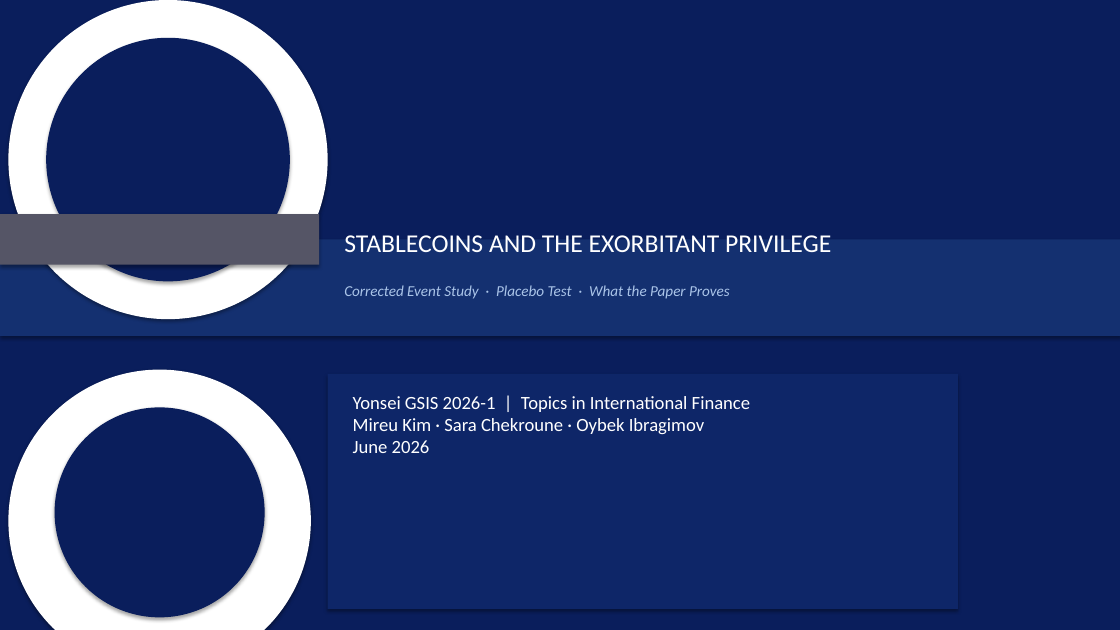
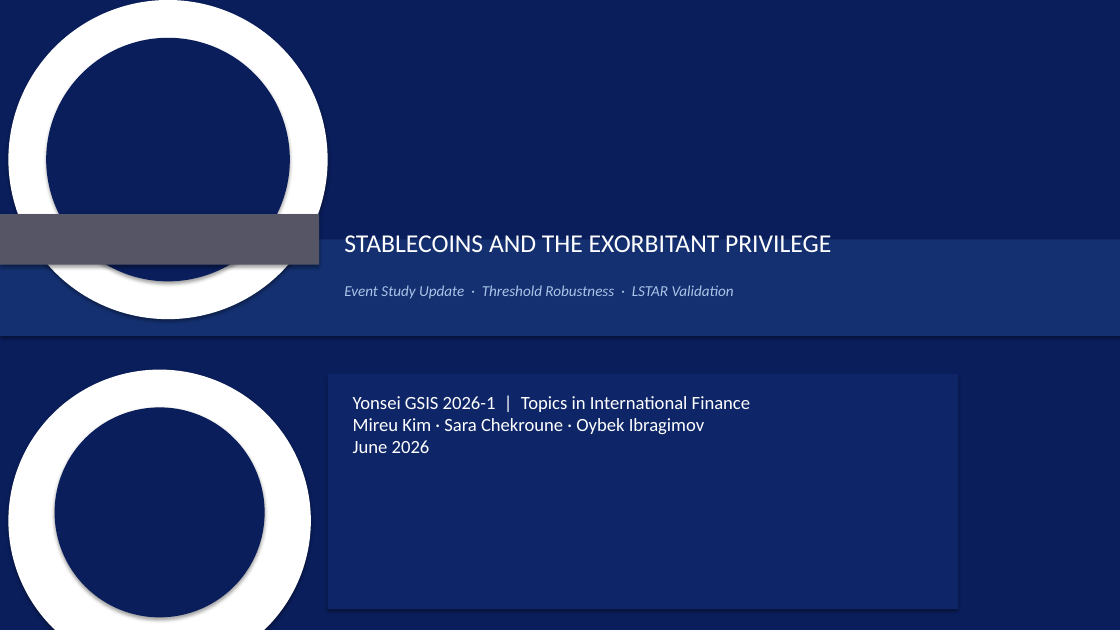
Before and after one commit to kimmireu0921/Stablecoins-and-the-Exorbitant-Privilege, a slide deck: slide 1 of presentations/0602_Stablecoin_Exorbitant_Privilege.pptx. Drawn at 1120x630 pixels with LibreOffice and Linux fonts; fonts in the diff are those of the drawing. Boxes give left, top, right and bottom in pixels: in the first picture for what was removed or moved away, otherwise in the second. Text is boxed around its words. In the diff, an @@ line names an element or a change of style, - is before the commit and + after.

```diff
--- a/presentations/0602_Stablecoin_Exorbitant_Privilege.pptx
+++ b/presentations/0602_Stablecoin_Exorbitant_Privilege.pptx
@@ text at (344, 285, 734, 299): text changed @@
-Corrected Event Study · Placebo Test · What the Paper Proves
+Event Study Update · Threshold Robustness · LSTAR Validation
```
Also in this commit, not shown: 2 other slides changed, 4 slides added, 6 slides removed, 2 other files.
